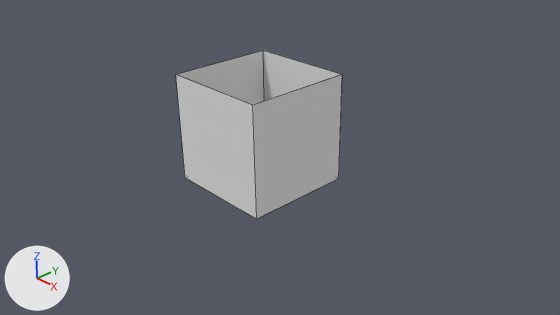
A saved change to the Blender file Assets/Models/glowmesh.blend.
Both versions are drawn from the file's camera 'Camera'. The lights are fixed; the arrows at lower left show +X, +Y and +Z. Mesh edges are drawn as thin lines.
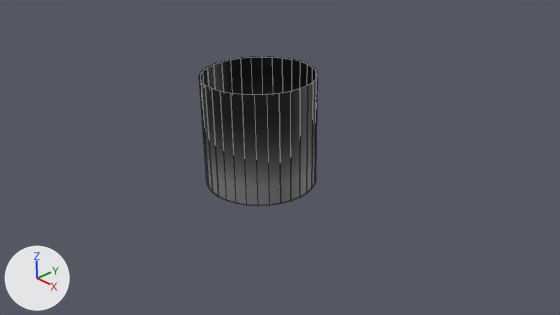
Changed parts and their boxes [x1, y1, x2, y2] in the pictures (560 x 315 px):
```json
{"object": "Cube", "change": "reshaped, moved", "before": [176, 50, 343, 219], "after": [199, 56, 318, 206], "on screen": "29% narrower, 11% shorter"}
{"part": 1, "of": "me_cube_001", "change": "rebuilt", "before": [176, 50, 343, 219], "after": [199, 56, 318, 206], "on screen": "29% narrower, 11% shorter"}
{"part": 2, "of": "me_cube_001", "change": "rebuilt", "before": [177, 50, 341, 105], "after": [200, 57, 317, 95]}
```

Edits to the scene script, one JSON object a line:
```json
{"op": "add", "block": "img_whiteglowgradient_png", "code": ["img_whiteglowgradient_png = load_image('whiteglowgradient.png', '../Materials/Images/whiteglowgradient.png', 64, 64, 'sRGB')"]}
{"op": "add", "block": "mat_whiteglowgradient_png", "code": ["mat_whiteglowgradient_png = principled_material('whiteglowgradient.png')", "mat_whiteglowgradient_png.texture = img_whiteglowgradient_png"]}
{"block": "me_cube_001", "where": "# used by ob_cube; location = (0.0, 0.0, 0.0)"}
{"op": "remove", "block": "me_cube_001", "code": "me_cube_001.from_pydata(...)  # 16 vertices, 8 faces; spans x -1.0..1.0, y -1.0..1.0, z 0.0..2.0"}
{"op": "remove", "block": "me_cube_001", "code": "me_cube_001.materials.append(mat_material)  # white #e7e7e7"}
{"op": "add", "block": "me_cube_001", "code": "me_cube_001.from_pydata(...)  # 128 vertices, 64 faces; spans x -1.0..1.0, y -1.0..1.0, z -1.0..1.0"}
{"block": "me_cube_001", "change": "me_cube_001 part 1: the loose piece of 8 vertices spanning x -1.0..1.0, y -1.0..1.0, z 0.0..2.0 is rebuilt with 64 vertices and now spans x -1.0..1.0, y -1.0..1.0, z -1.0..1.0, in mat_whiteglowgradient_png (picture img_whiteglowgradient_png)"}
{"block": "me_cube_001", "change": "me_cube_001 part 2: the loose piece of 8 vertices spanning x -1.0..1.0, y -1.0..1.0, z 0.0..2.0 is rebuilt with 64 vertices and now spans x -0.99..0.99, y -0.99..0.99, z -0.99..0.99, in mat_whiteglowgradient_png (picture img_whiteglowgradient_png)"}
{"block": "me_cube_001", "change": "me_cube_001 part 3: the surface is now shaded smooth"}
{"op": "add", "block": "me_cube_001", "code": "me_cube_001.materials.append(mat_whiteglowgradient_png)  # picture img_whiteglowgradient_png"}
{"op": "set", "path": "ob_cube.location", "old": "(0.0, 0.0, 0.0)", "new": "(0.0, 0.0, 1.0)"}
```
